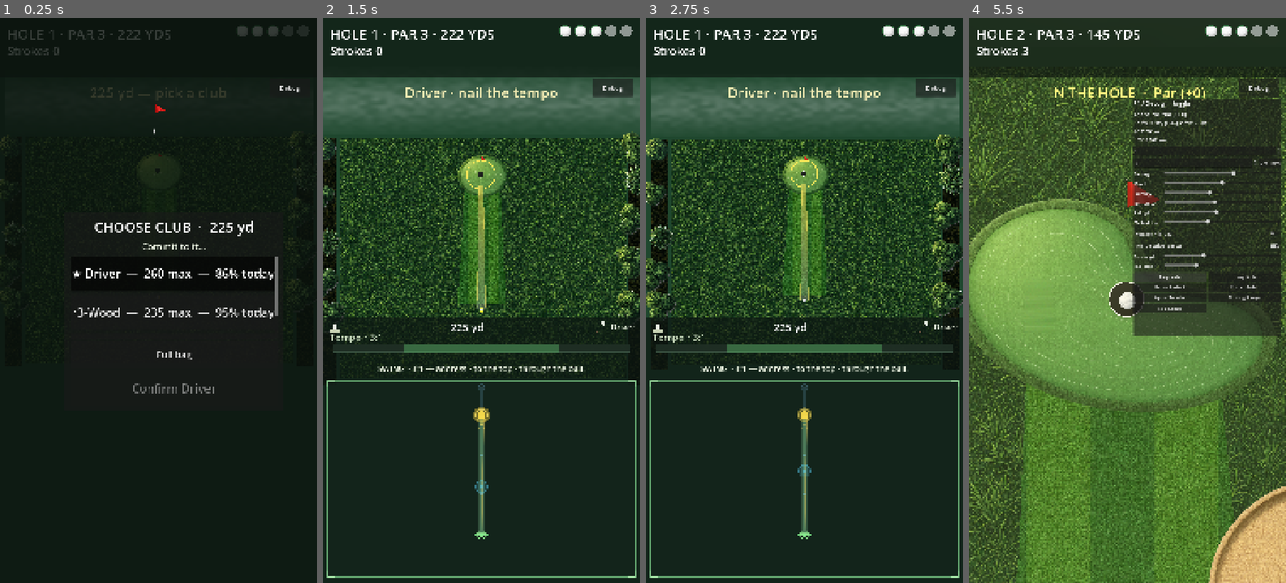
Above: before the commit, frames 1-4 (left to right).
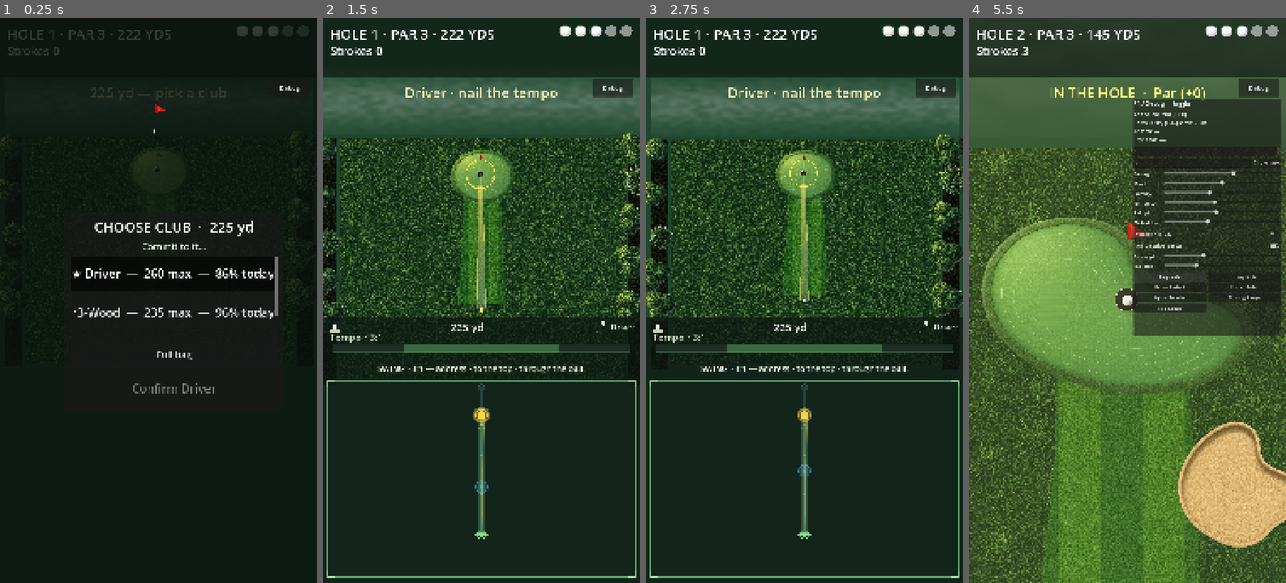
Above: after the commit, the same moments.

Repository: mendvibe-app/parorbetter
Game: Godot game, scene res://scenes/main.tscn
Two runs of this game, one before a commit and one after it. Both use one fixed random seed, a clock stepped at 60 frames per second and the inputs below.
Inputs (mouse positions are in pixels of both pictures, inside the frame that each line leads up to):
- Up to frame 1 (0.25 s): no input
- Up to frame 2 (1.5 s): click "Confirm Driver" at 0.5 s; click (481, 515) at 1.25 s
- Up to frame 3 (2.75 s): tap Enter at 2, 2.1 s; move the mouse to (874, 272) at 2.02 s; hold Right from 2.03 s (still down); click (874, 272) at 2.17 s; tap Space at 2.27 s
- Up to frame 4 (5.5 s): release Right at 2.75 s; click "Debug" at 2.75 s; click "Skip Hole" at 3.5 s; click "Skip Hole" at 4.25 s; click "6-Iron — 175 max — 84% today" at 5 s

The runs differ from the first frame. In frame 1, less than 0.1% of the frame differs, in the area x 43-73%, y 23-53%; in frame 2, 3.5%; in frame 3, 0.8%; in frame 4, 35%, in the area x 0-100%, y 9-100%.

Commit message:
Make long putts look and play like long putts.
Greens were phone-dart sized and the stroke scale went blank past 30 ft, so a 95 ft lag both looked short and felt unreachable. Bump green diameter, zoom out on the putt camera, raise putter max to 120 ft, and extend the soft pad scale through the lag range.

Co-authored-by: mendvibe-app <mendvibe-app@users.noreply.github.com>

Diff:
--- a/scripts/ball/ball_physics.gd
+++ b/scripts/ball/ball_physics.gd
@@ -26,7 +26,8 @@
 const POWER_POCKET_LO := 0.60
 const POWER_POCKET_HI := 0.92
 ## Fixed putter range — never derive from remaining (that canceled to a constant %).
-const PUTTER_MAX_YD := 35.0
+## 40 yd = 120 ft: covers long lags with headroom past the hole (was 35 / 105 ft).
+const PUTTER_MAX_YD := 40.0
 
 
 static func is_wedge_family(club_name: String) -> bool:
--- a/scripts/course/hole_controller.gd
+++ b/scripts/course/hole_controller.gd
@@ -214,8 +214,8 @@
 	d.hole_number = 0
 	d.par = 4
 	d.fairway_width = 240.0
-	d.green_radius_x = 36.0
-	d.green_radius_y = 36.0
+	d.green_radius_x = 54.0
+	d.green_radius_y = 54.0
 	d.pin_offset = Vector2.ZERO
 	d.tee_offset_x = 0.0
 	d.fairway_bend = 0.0
@@ -1247,11 +1247,13 @@
 	var view := get_viewport().get_visible_rect().size
 	var view_min := minf(view.x, view.y)
 	if _is_putt_context():
+		# Fill less of the viewport so long lags read as travel, not a dart across
+		# a phone-sized green. Green floor still keeps short putts from microscope zoom.
 		var half_span := maxf(
-			ball.global_position.distance_to(_cup_pos) * 0.5 + 40.0,
-			maxf(hole.green_radius_x, hole.green_radius_y) + 36.0
+			ball.global_position.distance_to(_cup_pos) * 0.5 + 52.0,
+			maxf(hole.green_radius_x, hole.green_radius_y) + 48.0
 		)
-		var z := clampf(view_min * 0.55 / maxf(half_span, 24.0), 4.0, 10.0)
+		var z := clampf(view_min * 0.40 / maxf(half_span, 24.0), 2.6, 7.0)
 		return Vector2(z, z)
 	# Approach with green book — frame ball toward green without losing landing circle
 	if _aiming and _should_show_green_book():
--- a/scripts/course/hole_data.gd
+++ b/scripts/course/hole_data.gd
@@ -13,8 +13,8 @@
 @export var par: int = 4
 @export var yardage: float = 400.0  ## tee→green yards (drives layout length)
 @export var fairway_width: float = 140.0
-@export var green_radius_x: float = 48.0
-@export var green_radius_y: float = 48.0
+@export var green_radius_x: float = 60.0
+@export var green_radius_y: float = 60.0
 @export var pin_offset: Vector2 = Vector2.ZERO  ## from green center
 @export var tee_offset_x: float = 0.0
 @export var fairway_bend: float = 0.0  ## lateral dogleg at mid fairway (px)
--- a/scripts/course/hole_generator.gd
+++ b/scripts/course/hole_generator.gd
@@ -621,7 +621,9 @@
 	green_size: float,
 	rng: RandomNumberGenerator
 ) -> Vector2:
-	var base := lerpf(28.0, 58.0, green_size)
+	# World px radii (~19–35 yd → ~112–208 ft diameter). Old 28–58 made a 95 ft
+	# lag look like a full-green dart when the putt camera filled the phone.
+	var base := lerpf(42.0, 78.0, green_size)
 	var rx := base
 	var ry := base
 	match shape:
--- a/scripts/shot/putt_stroke.gd
+++ b/scripts/shot/putt_stroke.gd
@@ -25,9 +25,9 @@
 const PURE_BALANCE := 0.72
 ## Display only — physics stays yards; golfers read putts in feet.
 const FT_PER_YD := 3.0
-## Soft pad scale: known zone labeled, mid ticks only, farther = feel.
-const SCALE_LABELED_FT := [3, 6, 10, 15]
-const SCALE_TICK_FT := [20, 30]
+## Soft pad scale: scoring zone labeled; lag ticks so 60–90 ft isn't blank guesswork.
+const SCALE_LABELED_FT := [3, 6, 10, 15, 30]
+const SCALE_TICK_FT := [45, 60, 90]
 
 
 static func yd_to_ft(yd: float) -> float:
@@ -51,7 +51,7 @@
 	return _u_to_power(t * t)
 
 
-static func frac_for_ft(ft: float, club_max_yd: float = 35.0) -> float:
+static func frac_for_ft(ft: float, club_max_yd: float = 40.0) -> float:
 	## Pad fraction for a putt length — same map grade uses (drawn = graded).
 	var yd := ft_to_yd(ft)
 	var power := clampf(yd / maxf(club_max_yd, 1.0), POWER_FLOOR, 1.0)
@@ -73,7 +73,7 @@
 	committed_power: float,
 	tol_scale: float = 1.0,
 	balance_tighten: float = 1.0,
-	club_max_yd: float = 35.0
+	club_max_yd: float = 40.0
 ) -> Dictionary:
 	var target := marker_frac(committed_power)
 	var band := BAND_HALF * maxf(tol_scale, 0.15)
--- a/scripts/shot/tempo_gesture.gd
+++ b/scripts/shot/tempo_gesture.gd
@@ -529,7 +529,7 @@
 
 	# Arc-width lane: edge grows with distance (line affordance, no length answer).
 	_draw_putt_arc_lane(start, top, Color(0.15, 0.28, 0.35, 0.95), Color(0.3, 0.55, 0.7, 0.55))
-	# Soft feet scale — known short putts labeled; farther = feel (not an answer tick).
+	# Soft feet scale — scoring zone labeled; lag ticks so long putts aren't blank.
 	_draw_putt_soft_scale(start, top)
 	# Soft follow past address — room to finish, clamped on-pad (not a stop target).
 	_draw_putt_follow_cue(addr)
@@ -593,7 +593,7 @@
 
 
 func _draw_putt_soft_scale(start: Vector2, top: Vector2) -> void:
-	## Ruler in feet via the same map grade uses. Dense/clear ≤15 ft; softer 20–30; blank past.
+	## Ruler in feet via the same map grade uses. Dense ≤15 ft; 30 labeled; lag ticks 45–90.
 	var max_yd := BallPhysics.PUTTER_MAX_YD
 	for ft in PuttStroke.SCALE_LABELED_FT:
 		_draw_putt_scale_tick(start, top, int(ft), max_yd, true)
Not shown, changed: AGENTS.md
Not shown, changed: decisions.md
Not shown, changed: scripts/ball/putt_pace_check.py
Not shown, changed: scripts/debug/club_bag_check.py
Not shown, changed: scripts/shot/putt_stroke_check.py
